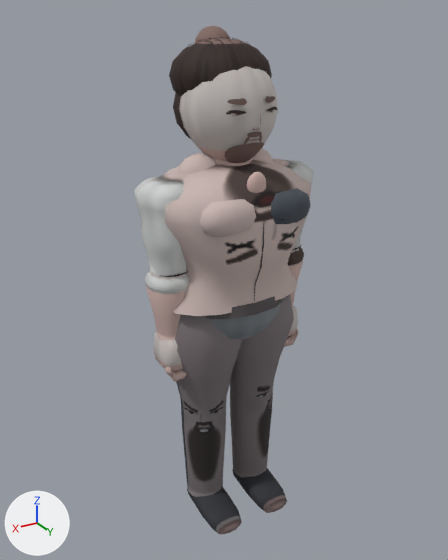
Two versions of the glTF model assets/models/mark_a.glb, one commit apart.
Rendered twice from a camera (50 mm lens) standing at (1.185, 1.941, 2.011) and looking at (0.004, -0.027, 1.027). Arrows for +X, +Y and +Z are at lower left; the lights stay in place. The older version comes first. Vertices at exactly the same position are counted once.

Objects in the first picture: 'Body'.
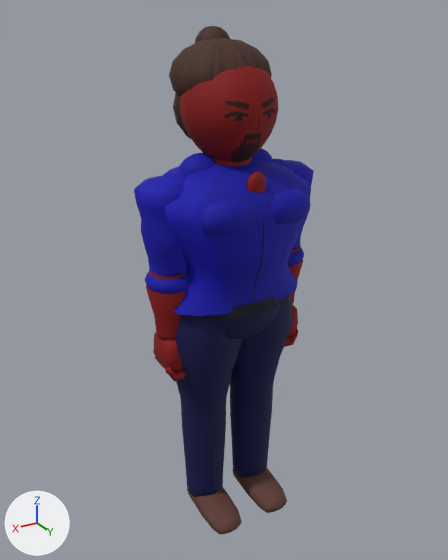
What changed in the scene script:
```text
Change me_mesh_0:
    used by ob_body; location = (0.0, 0.0, 0.0)
    remove me_mesh_0.from_pydata(...)  # 4641 vertices, 8414 faces; spans x -0.37..0.37, y -0.24..0.25, z -0.03..1.97
    add me_mesh_0.from_pydata(...)  # 3686 vertices, 6948 faces; spans x -0.37..0.37, y -0.24..0.25, z -0.03..1.97
    me_mesh_0 part 1: 19 loose pieces with 817 vertices, spanning x -0.1..0.1, y 0.15..0.18, z 1.6..1.76, are deleted
    me_mesh_0 part 2: 48 vertices moved from x -0.13..0.12, y -0.14..0.17, z 1.5..1.74 to x -0.09..0.09, y -0.1..0.17, z 1.5..1.74; 411 vertices removed from x -0.17..0.17, y -0.23..0.17, z 1.5..1.94; 273 vertices added at x -0.17..0.18, y -0.17..0.17, z 1.49..1.88
    me_mesh_0 part 3: 6381 kept faces spanning x -0.37..0.37, y -0.24..0.25, z -0.03..1.97 get new vertex colours
```

Boxes (x1, y1, x2, y2) around the edits, measured in the pictures (448 x 560 px; the box of a moved part takes in the faces that stretch with it):
part 1 of me_mesh_0, deleted
    before: (226, 96, 277, 145)
part 2 of me_mesh_0, moved or reshaped
    before: (179, 37, 278, 163)
    after: (180, 66, 279, 162)
part 3 of me_mesh_0, recoloured (grey to blue)
    both: (134, 26, 314, 534)
